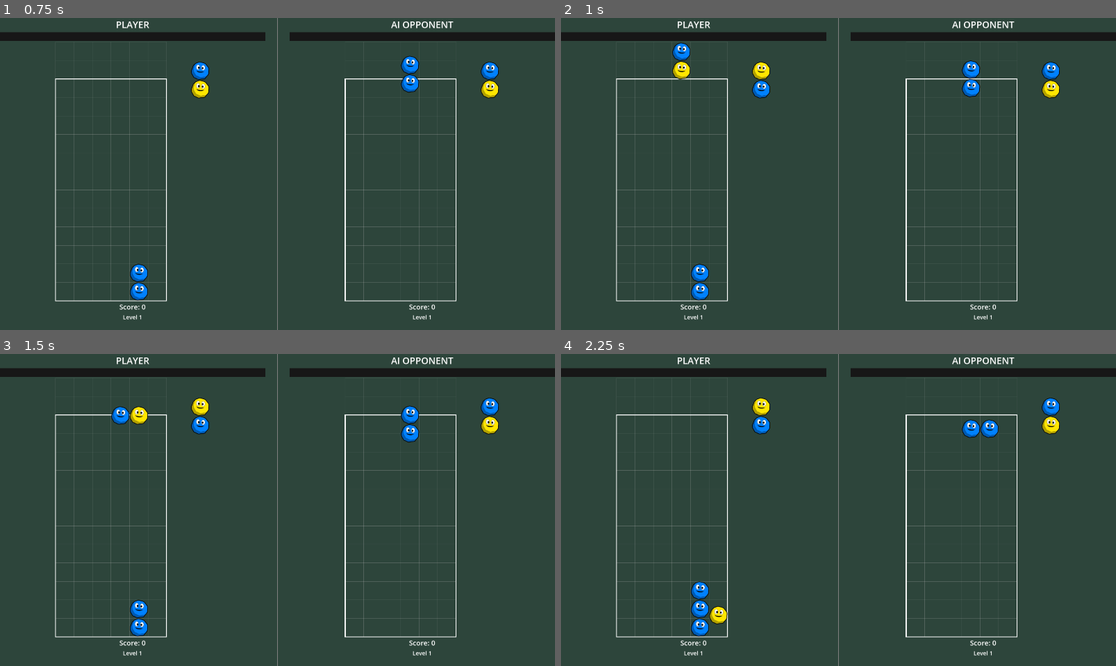
Above: before the commit, frames 1-4 (two rows, left to right).
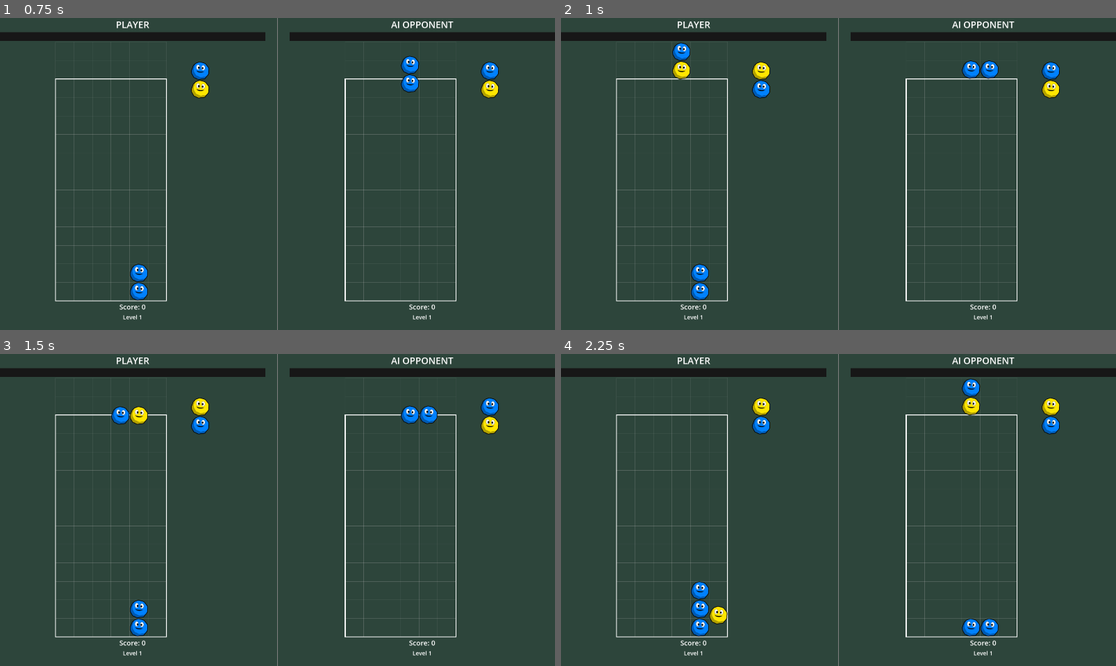
Above: after the commit, the same moments.

Repository: csmallfield/PuyoPuyo
Game: Godot game, scene res://scenes/VSMode.tscn
Two runs of this game, one before a commit and one after it. Both use one fixed random seed, a clock stepped at 60 frames per second and the inputs below. This scene is started directly instead of the project's main scene. The engine's default icon, where the game draws it, is replaced by a stand-in: a white triangle on a blue panel in a dark square.
Inputs (mouse positions are in pixels of both pictures, inside the frame that each line leads up to):
- Up to frame 1 (0.75 s): move the mouse to (399, 158) at 0.52 s; hold Right (move_right) from 0.53 s (still down); hold Space (fast_drop) from 0.53 s (still down)
- Up to frame 2 (1 s): keep holding Right (move_right); keep holding Space (fast_drop)
- Up to frame 3 (1.5 s): move the mouse to (166, 525) at 1.27 s; release Right (move_right) at 1.28 s; release Space (fast_drop) at 1.28 s; hold Down (move_down) from 1.28 s (still down); tap Up (rotate_piece) at 1.35 s
- Up to frame 4 (2.25 s): move the mouse to (894, 441) at 2.02 s; release Down (move_down) at 2.03 s; hold Right (move_right) from 2.03 s (still down); hold Space (fast_drop) from 2.03 s (still down)

Frame 1 is identical in both runs. In frame 2, 0.3% of the frame differs, in the area x 72-79%, y 13-26%; in frame 3, 0.3%; in frame 4, 1.1%, in the area x 72-90%, y 7-91%.

Commit message:
Incremental improvement on AI opponent
Level 3 is the only challenge at all.

Diff:
--- a/puyopuyo_prototype/scripts/AIController.gd
+++ b/puyopuyo_prototype/scripts/AIController.gd
@@ -1,19 +1,27 @@
 extends Node
 # AIController.gd - Configurable AI opponent with difficulty levels
+# IMPROVED VERSION with better survival instincts and balanced difficulty
 
 # ============================================
 # AI CONFIGURATION
 # ============================================
 
 enum Difficulty {
-	LEVEL_0,  # Basic height-only AI (original)
-	LEVEL_1,  # Color-aware AI with grouping
-	LEVEL_2,  # Chain setup AI (future)
-	LEVEL_3,  # Strategic chain AI (future)
+	LEVEL_0,  # Playable basic AI
+	LEVEL_1,  # Competent AI with color awareness
+	LEVEL_2,  # Challenging AI with chain setup
+	LEVEL_3,  # Very challenging strategic AI
 }
 
+enum DangerState {
+	SAFE,      # 0-50% full - normal play
+	CAUTION,   # 50-70% full - be more careful
+	DANGER,    # 70-85% full - focus on survival
+	CRITICAL   # 85%+ full - emergency clearing only
+}
+
 # Main difficulty setting (only used if not configured externally)
-var ai_difficulty = Difficulty.LEVEL_0  # Default to Level 1
+var ai_difficulty = Difficulty.LEVEL_1  # Default to Level 1
 
 # Feature flags - will be set by configure_difficulty()
 var use_color_adjacency = false
@@ -34,6 +42,16 @@
 var weight_center_preference = 0.0
 var weight_random_variety = 0.0
 
+# Survival weights (universal, but scaled by difficulty)
+var weight_spawn_zone_penalty = 2000.0  # Massive penalty for spawn zone
+var weight_critical_height = 500.0     # Exponential height danger penalty
+var weight_immediate_clear_bonus = 300.0  # Bonus for immediate matches
+
+# Danger thresholds by difficulty
+var danger_threshold_caution = 0.5    # When to start being careful
+var danger_threshold_danger = 0.7     # When to get defensive
+var danger_threshold_critical = 0.85  # When to panic
+
 # AI behavior settings - will be set by configure_difficulty()
 var move_delay = 0.5
 var move_animation_speed = 0.1
@@ -71,32 +89,43 @@
 		Difficulty.LEVEL_3:
 			configure_level_3()
 
+	print("=================================")
+	print("AI Difficulty: Level ", ai_difficulty)
 	print("Color Adjacency: ", use_color_adjacency)
 	print("Group Potential: ", use_group_potential)
 	print("Chain Detection: ", use_chain_detection)
 	print("Defensive Play: ", use_defensive_play)
+	print("Height Penalty Base: ", weight_height_penalty)
 	print("Move Delay: ", move_delay)
 	print("=================================")
 
 func configure_level_0():
-	"""Basic AI - only considers height"""
-	use_color_adjacency = false
+	"""Playable Basic AI - simple but not stupid"""
+	use_color_adjacency = true  # ADD: Light color awareness
 	use_group_potential = false
-	use_height_variance = false
+	use_height_variance = true
 	use_special_piece_strategy = false
-	use_center_preference = false
+	use_center_preference = true
 	use_next_piece_lookahead = false
 	use_chain_detection = false
-	use_defensive_play = false  # ADD THIS LINE
-
-	weight_height_penalty = 10.0
-	weight_random_variety = 10.0
-
-	move_delay = 2
-	move_animation_speed = 1
+	use_defensive_play = false
+
+	weight_color_adjacency = 20.0  # Light color bonus
+	weight_height_penalty = 15.0   # Strong height avoidance
+	weight_height_variance = 20.0
+	weight_center_preference = 8.0
+	weight_random_variety = 5.0    # Reduced randomness
+
+	# Earlier danger detection for beginner
+	danger_threshold_caution = 0.45
+	danger_threshold_danger = 0.65
+	danger_threshold_critical = 0.80
+
+	move_delay = 1.2  # Faster than before (was 2.0)
+	move_animation_speed = 0.8
 
 func configure_level_1():
-	"""Color-aware AI with grouping strategy"""
+	"""Competent AI - color-aware with good survival instincts"""
 	use_color_adjacency = true
 	use_group_potential = true
 	use_height_variance = true
@@ -104,21 +133,26 @@
 	use_center_preference = true
 	use_next_piece_lookahead = false
 	use_chain_detection = false
-	use_defensive_play = false  # ADD THIS LINE
+	use_defensive_play = false
 
 	weight_color_adjacency = 50.0
 	weight_group_of_three = 200.0
 	weight_group_of_two = 80.0
-	weight_height_penalty = 8.0
+	weight_height_penalty = 15.0   # FIXED: Was 8.0, now higher
 	weight_height_variance = 25.0
 	weight_center_preference = 5.0
-	weight_random_variety = 10.0
-
-	move_delay = 1.5
-	move_animation_speed = 0.75
+	weight_random_variety = 8.0
+
+	# Standard danger thresholds
+	danger_threshold_caution = 0.50
+	danger_threshold_danger = 0.70
+	danger_threshold_critical = 0.85
+
+	move_delay = 1.0
+	move_animation_speed = 0.6
 
 func configure_level_2():
-	"""Chain-aware AI with lookahead"""
+	"""Challenging AI - chain-aware with balanced offense/defense"""
 	use_color_adjacency = true
 	use_group_potential = true
 	use_height_variance = true
@@ -126,39 +160,50 @@
 	use_center_preference = true
 	use_next_piece_lookahead = true
 	use_chain_detection = true
-	use_defensive_play = false  # ADD THIS LINE - Level 3 only!
-
-	# Increase strategic weights - more aggressive play
+	use_defensive_play = false
+
+	# Increase strategic weights but KEEP height penalty reasonable
 	weight_color_adjacency = 70.0
 	weight_group_of_three = 400.0
 	weight_group_of_two = 100.0
-	weight_height_penalty = 6.0
+	weight_height_penalty = 12.0   # FIXED: Was 6.0, increased
 	weight_height_variance = 20.0
 	weight_center_preference = 8.0
 	weight_random_variety = 2.0
 
-	# Slightly faster
+	# Earlier danger detection
+	danger_threshold_caution = 0.45
+	danger_threshold_danger = 0.65
+	danger_threshold_critical = 0.82
+
 	move_delay = 0.75
 	move_animation_speed = 0.3
 
 func configure_level_3():
-	"""Advanced strategic AI with defensive play"""
-	# Start with Level 2 settings
-	configure_level_2()
-
-	# Enable Level 3 features
+	"""Very Challenging AI - strategic but knows when to survive"""
+	use_color_adjacency = true
+	use_group_potential = true
+	use_height_variance = true
+	use_special_piece_strategy = true
+	use_center_preference = true
+	use_next_piece_lookahead = true
+	use_chain_detection = true
 	use_defensive_play = true
 
-	# Maximum strategic weights
+	# Maximum strategic weights BUT reasonable height penalty
 	weight_color_adjacency = 80.0
-	weight_group_of_three = 400.0
+	weight_group_of_three = 500.0
 	weight_group_of_two = 120.0
-	weight_height_penalty = 1.0  # Less height-averse (more aggressive)
-	weight_height_variance = 15.0  # Less worried about variance
+	weight_height_penalty = 8.0    # FIXED: Was 1.0! Now reasonable
+	weight_height_variance = 15.0
 	weight_center_preference = 10.0
-	weight_random_variety = 0.5  # Minimal randomness
-
-	# Even faster and more responsive
+	weight_random_variety = 0.5
+
+	# Very early danger detection
+	danger_threshold_caution = 0.40
+	danger_threshold_danger = 0.60
+	danger_threshold_critical = 0.78
+
 	move_delay = 0.2
 	move_animation_speed = 0.05
 
@@ -234,53 +279,205 @@
 		var landing_y = find_landing_y(pos.x, pos.y)
 		landing_positions.append(Vector2(pos.x, landing_y))
 
-	# Calculate score based on enabled features
-	var score = 0.0
-
-	# LEVEL 1+ FEATURES
+	# Get current danger state
+	var danger_state = get_danger_state()
+
+	# Calculate base score
+	var score = 0.0
+
+	# === UNIVERSAL SURVIVAL FEATURES (always active) ===
+
+	# 1. Spawn zone protection (rows 0-2)
+	score += evaluate_spawn_zone_penalty(landing_positions)
+
+	# 2. Critical height danger (exponential scaling)
+	score += evaluate_critical_height_danger(landing_positions)
+
+	# 3. Immediate clearing opportunity (bonus in danger states)
+	score += evaluate_immediate_clearing_opportunity(landing_positions, pieces, danger_state)
+
+	# 4. Base height penalty (always applies)
+	score += evaluate_height_penalty(landing_positions)
+
+	# === APPLY DANGER STATE MULTIPLIERS ===
+	var danger_multiplier = get_danger_multiplier(danger_state)
+
+	# If in CRITICAL state, massively boost survival and reduce strategy
+	if danger_state == DangerState.CRITICAL:
+		# Survival features already applied above with huge weights
+		# Reduce strategic features to 10% of normal
+		var strategy_reduction = 0.1
+		weight_color_adjacency *= strategy_reduction
+		weight_group_of_three *= strategy_reduction
+		weight_group_of_two *= strategy_reduction
+
+	# === STRATEGIC FEATURES (scaled by danger) ===
+
+	# LEVEL 0+ FEATURES
 	if use_color_adjacency:
-		score += evaluate_color_adjacency(landing_positions, pieces)
+		score += evaluate_color_adjacency(landing_positions, pieces) * (1.0 / danger_multiplier)
 
 	if use_group_potential:
-		score += evaluate_group_potential(landing_positions, pieces)
+		score += evaluate_group_potential(landing_positions, pieces) * (1.0 / danger_multiplier)
 
 	if use_special_piece_strategy:
-		score += evaluate_special_pieces(landing_positions, pieces)
-		# Level 3: Advanced bomb strategy
+		score += evaluate_special_pieces(landing_positions, pieces) * (1.0 / danger_multiplier)
 		if use_defensive_play:
-			score += evaluate_advanced_bomb_strategy(landing_positions, pieces)
+			score += evaluate_advanced_bomb_strategy(landing_positions, pieces) * (1.0 / danger_multiplier)
 
 	if use_center_preference:
 		score += evaluate_center_preference(landing_positions)
 
-	# LEVEL 0+ FEATURES (always used)
-	score += evaluate_height_penalty(landing_positions)
-
 	if use_height_variance:
-		score += evaluate_height_variance(landing_positions)
+		score += evaluate_height_variance(landing_positions) * danger_multiplier
 
 	# LEVEL 2+ FEATURES
 	if use_next_piece_lookahead:
-		score += evaluate_next_piece_lookahead(landing_positions, pieces)
+		score += evaluate_next_piece_lookahead(landing_positions, pieces) * (1.0 / danger_multiplier)
 
 	if use_chain_detection:
-		score += evaluate_chain_potential(landing_positions, pieces)
-		# Level 3: Advanced chain patterns
-		if use_defensive_play:
+		# Only pursue chains if not in danger
+		if danger_state == DangerState.SAFE or danger_state == DangerState.CAUTION:
+			score += evaluate_chain_potential(landing_positions, pieces)
+
+		if use_defensive_play and (danger_state == DangerState.SAFE):
 			score += evaluate_stair_pattern(landing_positions, pieces)
 
 	# LEVEL 3+ FEATURES
 	if use_defensive_play:
-		score += evaluate_color_distribution(landing_positions, pieces)
-		score += evaluate_defensive_positioning(landing_positions, pieces)
-
-	# Random variety factor
-	score += randf() * weight_random_variety
-
-	return score
-
-# ============================================
-# EVALUATION FUNCTIONS
+		score += evaluate_color_distribution(landing_positions, pieces) * (1.0 / danger_multiplier)
+		score += evaluate_defensive_positioning(landing_positions, pieces) * danger_multiplier
+
+	# Random variety factor (reduced in danger)
+	score += randf() * weight_random_variety * (1.0 / danger_multiplier)
+
+	# Restore original weights if we modified them
+	if danger_state == DangerState.CRITICAL:
+		configure_difficulty(ai_difficulty)  # Reset weights
+
+	return score
+
+# ============================================
+# NEW SURVIVAL EVALUATION FUNCTIONS
+# ============================================
+
+func get_danger_state() -> DangerState:
+	"""Determine current board danger level based on fullness"""
+	var total_height = 0.0
+	var max_height = 0
+
+	for x in range(GameState.grid_width):
+		var col_height = get_column_height(x)
+		total_height += col_height
+		if col_height > max_height:
+			max_height = col_height
+
+	var avg_height = total_height / float(GameState.grid_width)
+	var board_fullness = avg_height / float(GameState.grid_height)
+
+	# Check if any column is in spawn zone (critical danger)
+	if max_height >= GameState.grid_height - GameState.playfield_start_row:
+		return DangerState.CRITICAL
+
+	# Use difficulty-specific thresholds
+	if board_fullness >= danger_threshold_critical:
+		return DangerState.CRITICAL
+	elif board_fullness >= danger_threshold_danger:
+		return DangerState.DANGER
+	elif board_fullness >= danger_threshold_caution:
+		return DangerState.CAUTION
+	else:
+		return DangerState.SAFE
+
+func get_danger_multiplier(danger_state: DangerState) -> float:
+	"""Get multiplier for danger-scaled features"""
+	match danger_state:
+		DangerState.SAFE:
+			return 1.0
+		DangerState.CAUTION:
+			return 2.0
+		DangerState.DANGER:
+			return 5.0
+		DangerState.CRITICAL:
+			return 10.0
+	return 1.0
+
+func evaluate_spawn_zone_penalty(landing_positions: Array) -> float:
+	"""Massive penalty for placing pieces in spawn zone (rows 0-2)"""
+	var penalty = 0.0
+
+	for pos in landing_positions:
+		var row = int(pos.y)
+
+		if row < GameState.playfield_start_row:
+			# In spawn zone - massive penalty
+			penalty -= weight_spawn_zone_penalty
+		elif row < GameState.playfield_start_row + 3:
+			# Just below spawn zone - significant penalty scaled by proximity
+			var proximity = GameState.playfield_start_row + 3 - row
+			penalty -= weight_spawn_zone_penalty * 0.3 * proximity
+
+	return penalty
+
+func evaluate_critical_height_danger(landing_positions: Array) -> float:
+	"""Exponential penalty for pieces approaching game over"""
+	var penalty = 0.0
+
+	for pos in landing_positions:
+		var height_from_top = int(pos.y)
+		var distance_from_spawn = height_from_top - GameState.playfield_start_row
+
+		# Only penalize if getting close to spawn zone
+		if distance_from_spawn < 6:
+			# Exponential scaling: closer to spawn = much worse
+			var danger_ratio = 1.0 - (float(distance_from_spawn) / 6.0)
+			var exponential_penalty = pow(danger_ratio, 3) * weight_critical_height
+			penalty -= exponential_penalty
+
+	return penalty
+
+func evaluate_immediate_clearing_opportunity(landing_positions: Array, pieces: Array, danger_state: DangerState) -> float:
+	"""Bonus for placements that would immediately trigger a match"""
+	var bonus = 0.0
+
+	# In danger states, prioritize immediate clearing
+	var danger_bonus_multiplier = 1.0
+	match danger_state:
+		DangerState.CAUTION:
+			danger_bonus_multiplier = 1.5
+		DangerState.DANGER:
+			danger_bonus_multiplier = 3.0
+		DangerState.CRITICAL:
+			danger_bonus_multiplier = 5.0
+		_:
+			danger_bonus_multiplier = 1.0
+
+	# Check if placing these pieces would complete a match
+	for i in range(landing_positions.size()):
+		var pos = landing_positions[i]
+		var piece = pieces[i]
+
+		# Skip bombs and bubbles
+		if piece.is_bomb or piece.is_bubble:
+			continue
+
+		var color = piece.color
+
+		# Count connected same-color pieces including this placement
+		var group_size = count_connected_group(pos, color, landing_positions, pieces)
+
+		# Immediate match (4+) gets big bonus, scaled by danger
+		if group_size >= 4:
+			bonus += weight_immediate_clear_bonus * danger_bonus_multiplier
+
+			# Extra bonus if this would clear multiple groups
+			if group_size >= 6:
+				bonus += weight_immediate_clear_bonus * 0.5 * danger_bonus_multiplier
+
+	return bonus
+
+# ============================================
+# EXISTING EVALUATION FUNCTIONS (kept for compatibility)
 # ============================================
 
 func evaluate_color_adjacency(landing_positions: Array, pieces: Array) -> float:
@@ -476,9 +673,6 @@
 
 	var score = 0.0
 
-	# Simulate placing these pieces and check if they would cause matches
-	# that lead to further matches (chains)
-
 	# For each piece we're placing
 	for i in range(landing_positions.size()):
 		var pos = landing_positions[i]
@@ -491,19 +685,15 @@
 		var color = piece.color
 
 		# Check if placing this piece completes a match
-		var would_complete_match = false
 		var match_size = count_connected_group(pos, color, landing_positions, pieces)
 
 		if match_size >= 4:
-			would_complete_match = true
-
 			# Now check if clearing this match would cause pieces above to fall
 			# and create another match (chain detection)
 			var chain_potential = detect_chain_after_clear(pos, color, landing_positions, pieces)
 
 			if chain_potential > 0:
 				score += 500.0 * chain_potential  # HUGE bonus for chain setups
-				print("AI detected chain potential: ", chain_potential, " chains!")
 
 	return score
 
@@ -531,8 +721,6 @@
 
 				if new_match_size >= 4:
 					chain_count += 1
-					# Could recursively check for longer chains, but that's expensive
-					# For now, just detect 2-chains
 					break
 
 	return min(chain_count, 2)  # Cap detection at 2-chains for performance
@@ -679,7 +867,7 @@
 
 func evaluate_color_distribution(landing_positions: Array, pieces: Array) -> float:
 	"""Analyze color distribution on board and prioritize abundant colors"""
-	if not use_defensive_play:  # Using defensive_play flag for this feature
+	if not use_defensive_play:
 		return 0.0
 
 	var score = 0.0
@@ -727,9 +915,6 @@
 
 	var score = 0.0
 
-	# Stair pattern: pieces arranged in ascending/descending heights
-	# that will chain together when bottom is cleared
-
 	for i in range(landing_positions.size()):
 		var pos = landing_positions[i]
 		var piece = pieces[i]
@@ -738,26 +923,19 @@
 			continue
 
 		var color = piece.color
-
-		# Check for stair pattern: same color pieces at different heights
-		# in adjacent columns
 		var stair_potential = 0
 
 		# Check left column
 		if pos.x > 0:
-			var left_col_height = get_column_height(int(pos.x) - 1)
-			var current_height = GameState.grid_height - int(pos.y)
-
-			# Look for same-color pieces in left column at different height
 			for check_y in range(GameState.grid_height):
 				if grid.grid_data[check_y][int(pos.x) - 1] != null:
 					var left_piece = grid.grid_data[check_y][int(pos.x) - 1]
 					if not left_piece.is_bomb and not left_piece.is_bubble:
 						if left_piece.color == color:
 							var left_height = GameState.grid_height - check_y
+							var current_height = GameState.grid_height - int(pos.y)
 							var height_diff = abs(left_height - current_height)
 
-							# Perfect stair if 1-2 rows difference
 							if height_diff >= 1 and height_diff <= 2:
 								stair_potential += 1
 
@@ -777,7 +955,6 @@
 
 		if stair_potential > 0:
 			score += stair_potential * 80.0
-			print("AI detected stair pattern potential!")
 
 	return score
 
@@ -806,7 +983,7 @@
 		for pos in landing_positions:
 			var placement_height = GameState.grid_height - int(pos.y)
 			if placement_height > GameState.grid_height * 0.7:
-				score -= 150.0  # Strong penalty for risky high placements
+				score -= 150.0
 
 	# Penalize if this creates an isolated high column
 	for pos in landing_positions:
@@ -847,7 +1024,6 @@
 
 		# Find most common color
 		var max_count = 0
-		var most_common_color = null
 		for color_key in color_counts.keys():
 			if color_counts[color_key] > max_count:
 				max_count = color_counts[color_key]
@@ -968,6 +1144,9 @@
 
 func get_column_height(column: int) -> int:
 	"""Get the current height of a column"""
+	if column < 0 or column >= GameState.grid_width:
+		return 0
+
 	for y in range(GameState.grid_height):
 		if grid.grid_data[y][column] != null:
 			return GameState.grid_height - y
@@ -986,7 +1165,6 @@
 		if not grid or not grid.current_piece_pair:
 			return
 		grid.rotate_piece()
-		# CHANGED: Added false parameter to respect pause
 		await get_tree().create_timer(move_animation_speed, false).timeout
 
 	# Move to target column
@@ -1000,18 +1178,15 @@
 			if not grid or not grid.current_piece_pair:
 				return
 			grid.move_piece_horizontal(1)
-			# CHANGED: Added false parameter to respect pause
 			await get_tree().create_timer(move_animation_speed, false).timeout
 	elif columns_to_move < 0:
 		for i in range(abs(columns_to_move)):
 			if not grid or not grid.current_piece_pair:
 				return
 			grid.move_piece_horizontal(-1)
-			# CHANGED: Added false parameter to respect pause
 			await get_tree().create_timer(move_animation_speed, false).timeout
 
 	# Fast drop
-	# CHANGED: Added false parameter to respect pause
 	await get_tree().create_timer(0.2, false).timeout
 	if not grid or not grid.current_piece_pair:
 		return
